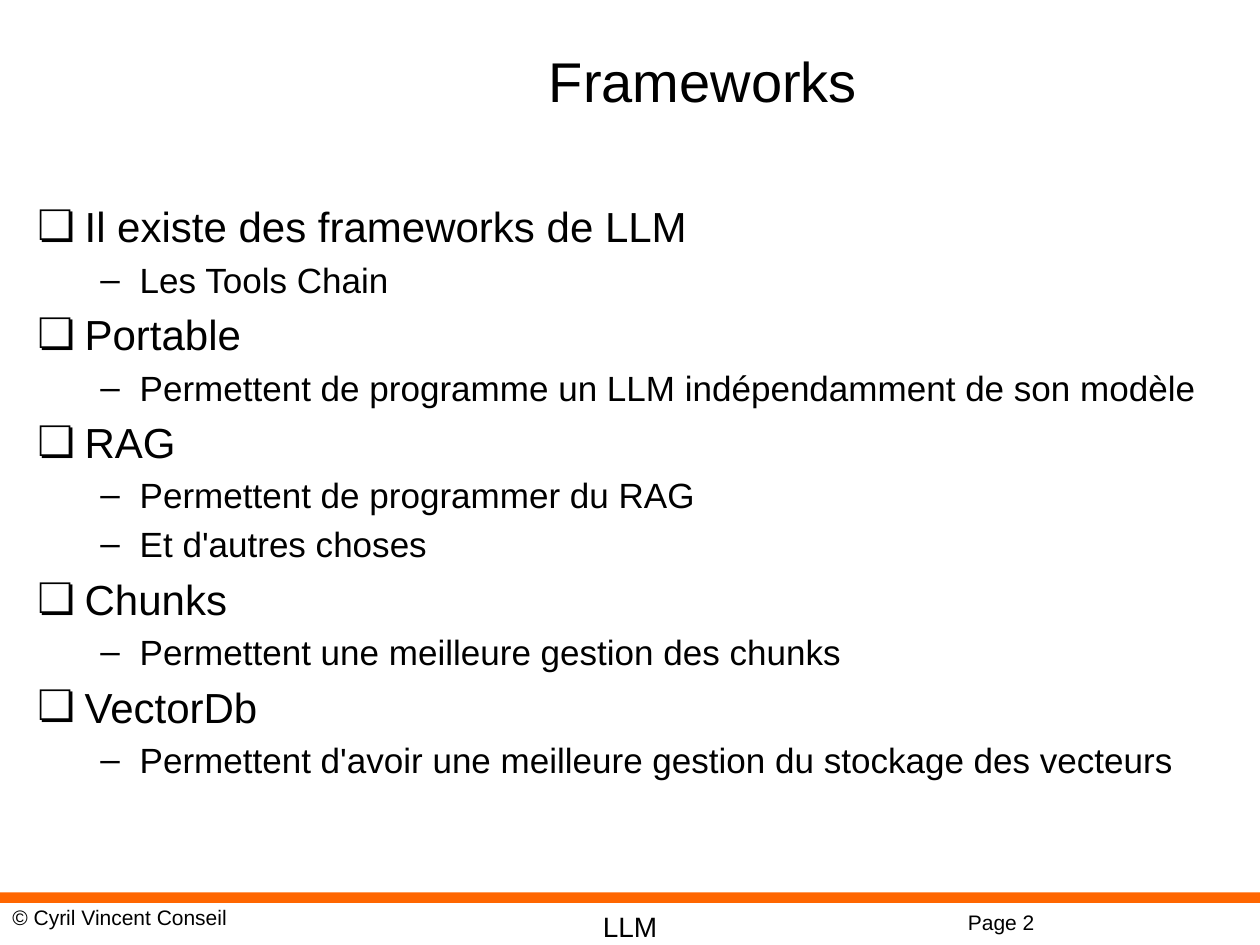
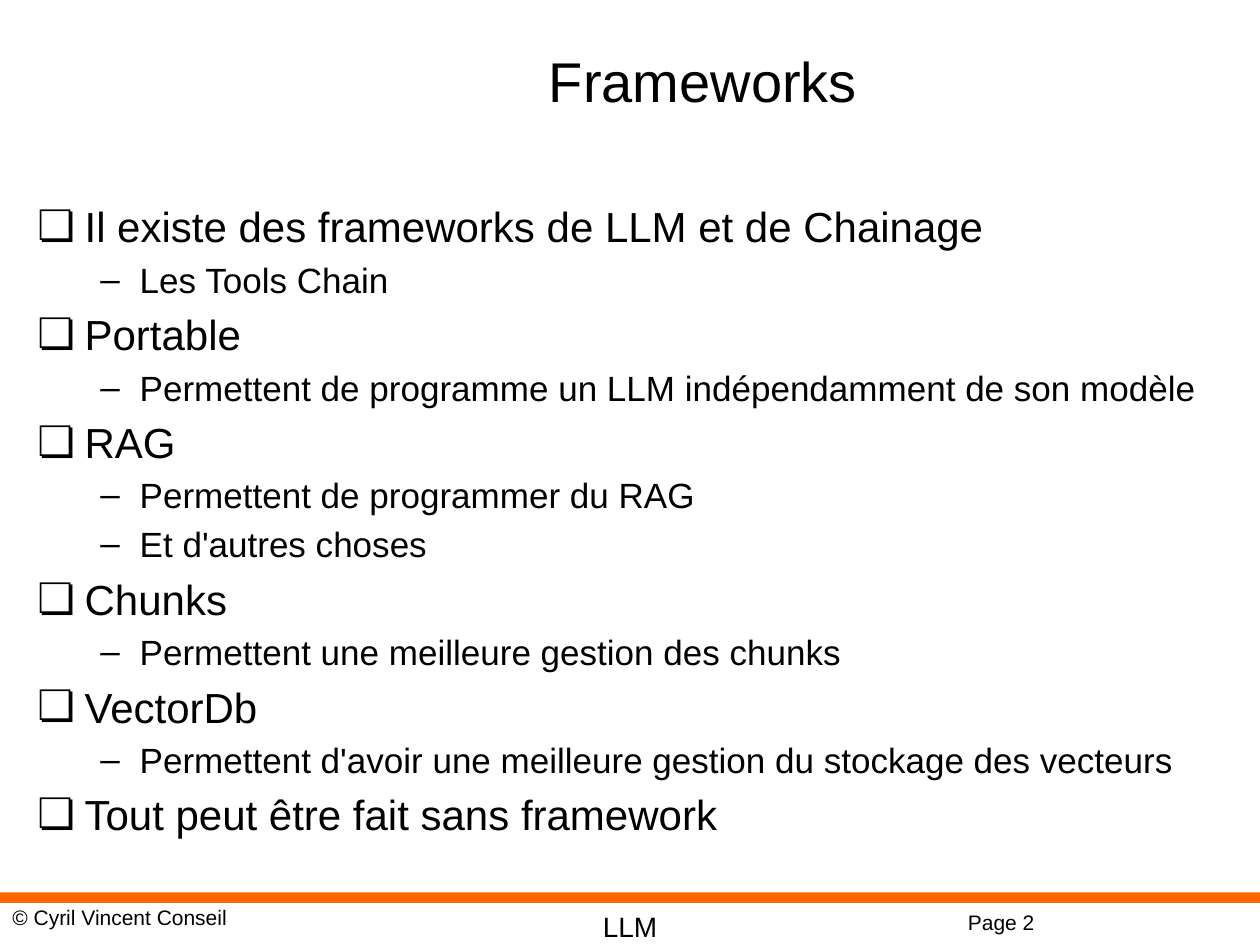
Before and after one commit to cyrilvincent/rag, a slide deck: slide 2 of ppt/RAG06-Frameworks.pptx. Drawn at 1260x945 pixels with LibreOffice and Linux fonts; fonts in the diff are those of the drawing; background and template pictures are left out. Boxes give left, top, right and bottom in pixels: in the first picture for what was removed or moved away, otherwise in the second. Text is boxed around its words. In the diff, an @@ line names an element or a change of style, - is before the commit and + after.

```diff
--- a/ppt/RAG06-Frameworks.pptx
+++ b/ppt/RAG06-Frameworks.pptx
@@ text at <box>85,211,983,251</box>: text changed @@
-❏ Il existe des frameworks de LLM
+❏ Il existe des frameworks de LLM et de Chainage
@@ text at <box>85,799,717,839</box>: paragraph added @@
+❏ Tout peut être fait sans framework
```
Also in this commit, not shown: 2 other slides changed, 23 other files.
